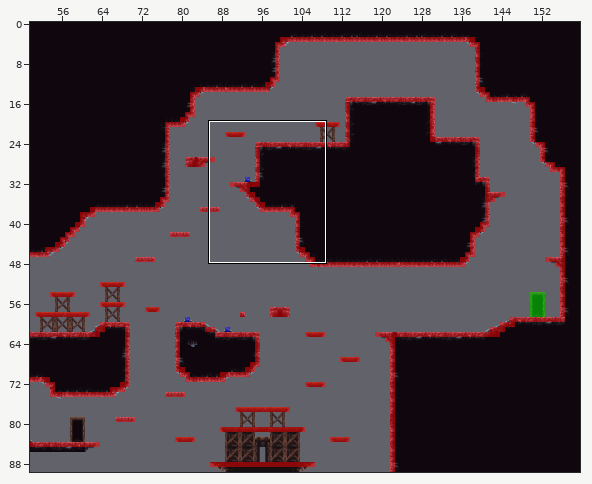
Level history. Tiled map: Output/Assets/maps/level1.tmx. The picture above shows the old version from afar; the outline marks the close-up.
Close-up. Before the edit:
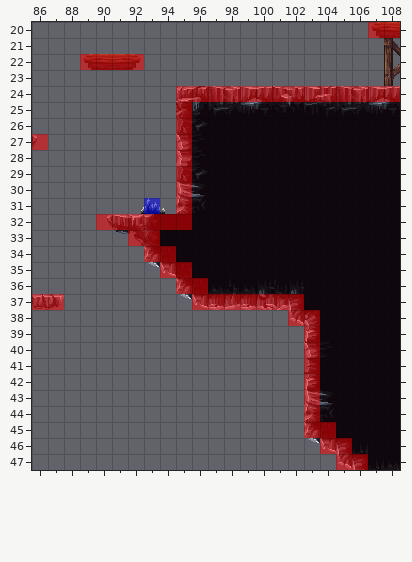
Cells are 16x16 px. Shown: x 86..108, y 20..47. The commit also changed other parts of the map, which this record leaves out.
After:
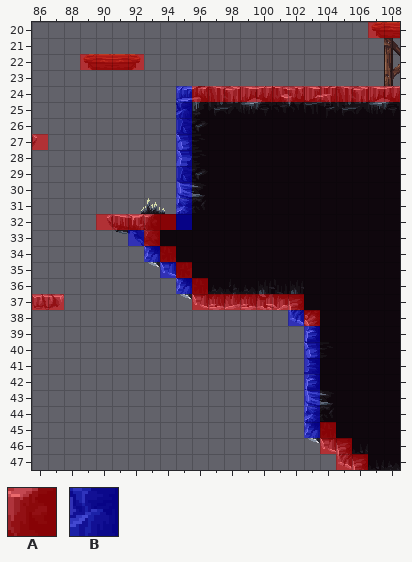
Key: from "collisions": A 0, B 2.
_ is an empty cell.
See-through tiles are keyed as they look on the map.
From old to new:
Layer "Collisions":
y 24..30: x 95 A -> B
y 31: x 93 B -> _; x 95 A -> B
y 32: x 95 A -> B
y 33: x 92 A -> B
y 34: x 93 A -> B
y 35: x 94 A -> B
y 36: x 95 A -> B
y 38: x 102 A -> B
y 39..45: x 103 A -> B
Where, in picture pixels (left, top, right, bottom), the same in both close-ups:
changed: (176, 86, 192, 230)
removed: (144, 198, 160, 214)
changed: (128, 230, 192, 294)
changed: (288, 310, 320, 438)
